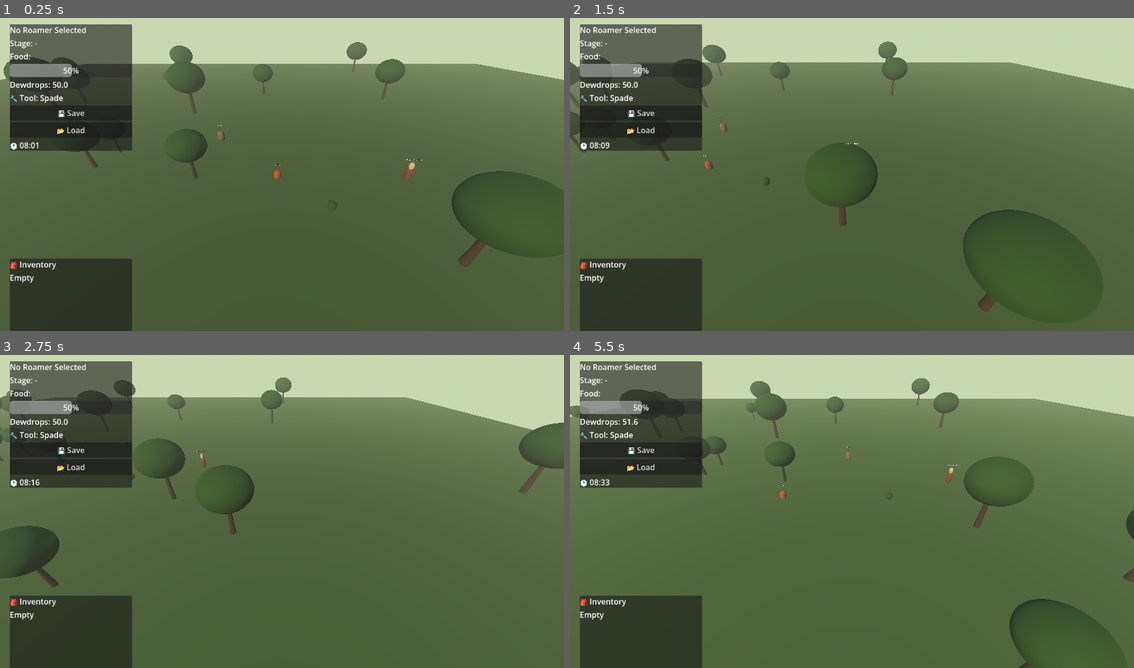
Above: before the commit, frames 1-4 (two rows, left to right).
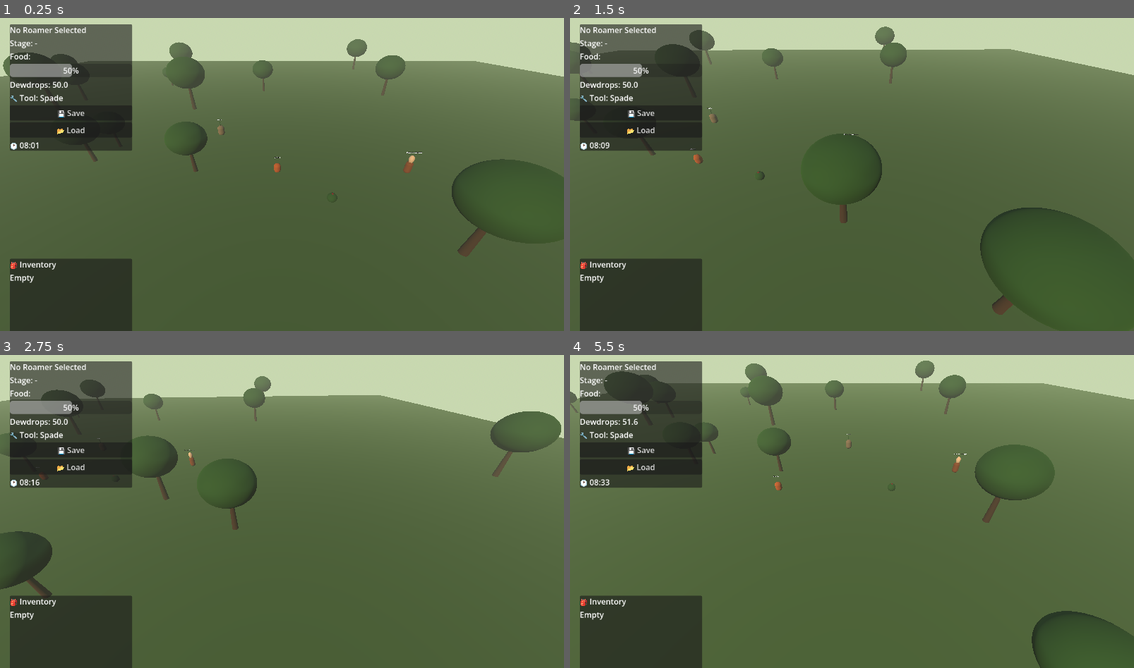
Above: after the commit, the same moments.

Repository: Ronana/Habitat
Game: Godot game, scene res://scenes/garden.tscn
Two runs of this game, one before a commit and one after it. Both use one fixed random seed, a clock stepped at 60 frames per second and the inputs below.
Inputs (mouse positions are in pixels of both pictures, inside the frame that each line leads up to):
- Up to frame 1 (0.25 s): no input
- Up to frame 2 (1.5 s): tap Enter at 0.5 s; move the mouse to (976, 155) at 0.52 s; hold Right (ui_right) 0.53-1.28 s; hold Shift 0.53-1.28 s; click (976, 155) at 0.67 s; move the mouse to (739, 187) at 1.27 s; hold Down (ui_down) from 1.28 s (still down); tap Alt at 1.35 s; click (739, 187) at 1.42 s
- Up to frame 3 (2.75 s): move the mouse to (338, 439) at 2.02 s; release Down (ui_down) at 2.03 s; hold Right (ui_right) from 2.03 s (still down); hold Shift from 2.03 s (still down); click (338, 439) at 2.17 s
- Up to frame 4 (5.5 s): move the mouse to (823, 574) at 2.77 s; release Right (ui_right) at 2.78 s; release Shift at 2.78 s; hold Up (ui_up) 2.78-3.53 s; tap Alt at 2.85, 4.35 s; click (823, 574) at 2.92 s; move the mouse to (1021, 558) at 3.52 s; hold Shift 3.53-4.28 s; hold Left (ui_left) 3.53-5.03 s; click (1021, 558) at 3.67 s; move the mouse to (682, 461) at 4.27 s; click (682, 461) at 4.42 s; move the mouse to (880, 508) at 5.02 s; hold Down (ui_down) from 5.03 s (still down); hold Shift from 5.03 s (still down); click (880, 508) at 5.17 s

The runs differ from the first frame. In frame 1, 2.9% of the frame differs, in the area x 0-100%, y 6-80%; in frame 2, 6.6%; in frame 3, 4.9%; in frame 4, 9.1%, in the area x 0-100%, y 1-100%.

Commit message:
New camera system - WASD Pan, right mouse rotate, scroll zoom, middle mouse pan, edge scroll

Diff:
--- a/habitat/scripts/camera_3d.gd
+++ b/habitat/scripts/camera_3d.gd
@@ -1,25 +1,118 @@
 extends Camera3D
 
-var move_speed = 20.0
-var zoom_speed = 5.0
-var min_zoom = 5.0
-var max_zoom = 40.0
+# Movement
+var move_speed: float = 20.0
+var edge_scroll_speed: float = 15.0
+var edge_margin: float = 20.0
+var use_edge_scroll: bool = true
+
+# Rotation
+var is_rotating: bool = false
+var rotation_speed: float = 0.3
+var current_yaw: float = 0.0
+var current_pitch: float = -35.0
+var min_pitch: float = -70.0
+var max_pitch: float = -10.0
+
+# Zoom
+var zoom_speed: float = 3.0
+var min_zoom: float = 5.0
+var max_zoom: float = 60.0
+var target_zoom: float = 25.0
+var current_zoom: float = 25.0
+
+# Panning with middle mouse
+var is_panning: bool = false
+var pan_speed: float = 0.05
+
+# Smoothing
+var smooth_speed: float = 8.0
+
+# Target values — no pivot needed
+var target_position: Vector3 = Vector3(0, 25, 35)
+var focus_point: Vector3 = Vector3(0, 0, 0)
+
+func _ready():
+	target_position = global_position
+	_update_camera_transform()
 
 func _process(delta):
-	# Move camera with WASD or arrow keys
-	if Input.is_action_pressed("ui_right"):
-		position.x += move_speed * delta
-	if Input.is_action_pressed("ui_left"):
-		position.x -= move_speed * delta
-	if Input.is_action_pressed("ui_up"):
-		position.z -= move_speed * delta
-	if Input.is_action_pressed("ui_down"):
-		position.z += move_speed * delta
+	handle_keyboard_pan(delta)
+	handle_edge_scroll(delta)
+	handle_zoom(delta)
 
-func _input(event):
-	# Zoom with scroll wheel
+	# Smooth position
+	global_position = global_position.lerp(target_position, smooth_speed * delta)
+	look_at(focus_point, Vector3.UP)
+
+func _unhandled_input(event):
 	if event is InputEventMouseButton:
+		if event.button_index == MOUSE_BUTTON_RIGHT:
+			is_rotating = event.pressed
+		if event.button_index == MOUSE_BUTTON_MIDDLE:
+			is_panning = event.pressed
 		if event.button_index == MOUSE_BUTTON_WHEEL_UP:
-			position.y = max(min_zoom, position.y - zoom_speed)
+			target_zoom = max(min_zoom, target_zoom - zoom_speed)
 		if event.button_index == MOUSE_BUTTON_WHEEL_DOWN:
-			position.y = min(max_zoom, position.y + zoom_speed)
+			target_zoom = min(max_zoom, target_zoom + zoom_speed)
+
+	if event is InputEventMouseMotion:
+		if is_rotating:
+			current_yaw -= event.relative.x * rotation_speed
+			current_pitch -= event.relative.y * rotation_speed
+			current_pitch = clamp(current_pitch, min_pitch, max_pitch)
+		if is_panning:
+			var right = global_transform.basis.x
+			var forward = Vector3(
+				global_transform.basis.z.x,
+				0,
+				global_transform.basis.z.z
+			).normalized()
+			focus_point += right * event.relative.x * pan_speed * (current_zoom / 10.0)
+			focus_point += forward * event.relative.y * pan_speed * (current_zoom / 10.0)
+
+func handle_keyboard_pan(delta):
+	var right = Vector3(sin(deg_to_rad(current_yaw + 90)), 0, cos(deg_to_rad(current_yaw + 90)))
+	var forward = Vector3(sin(deg_to_rad(current_yaw + 180)), 0, cos(deg_to_rad(current_yaw + 180)))
+	var speed = move_speed * delta
+
+	if Input.is_key_pressed(KEY_D) or Input.is_key_pressed(KEY_RIGHT):
+		focus_point += right * speed
+	if Input.is_key_pressed(KEY_A) or Input.is_key_pressed(KEY_LEFT):
+		focus_point -= right * speed
+	if Input.is_key_pressed(KEY_W) or Input.is_key_pressed(KEY_UP):
+		focus_point += forward * speed
+	if Input.is_key_pressed(KEY_S) or Input.is_key_pressed(KEY_DOWN):
+		focus_point -= forward * speed
+
+func handle_edge_scroll(delta):
+	if not use_edge_scroll:
+		return
+	var viewport_rect = get_viewport().get_visible_rect()
+	var mouse_pos = get_viewport().get_mouse_position()
+	var speed = edge_scroll_speed * delta
+	var right = Vector3(sin(deg_to_rad(current_yaw + 90)), 0, cos(deg_to_rad(current_yaw + 90)))
+	var forward = Vector3(sin(deg_to_rad(current_yaw + 180)), 0, cos(deg_to_rad(current_yaw + 180)))
+
+	if mouse_pos.x < edge_margin:
+		focus_point -= right * speed
+	if mouse_pos.x > viewport_rect.size.x - edge_margin:
+		focus_point += right * speed
+	if mouse_pos.y < edge_margin:
+		focus_point += forward * speed
+	if mouse_pos.y > viewport_rect.size.y - edge_margin:
+		focus_point -= forward * speed
+
+func handle_zoom(delta):
+	current_zoom = lerp(current_zoom, target_zoom, smooth_speed * delta)
+	_update_camera_transform()
+
+func _update_camera_transform():
+	var yaw_rad = deg_to_rad(current_yaw)
+	var pitch_rad = deg_to_rad(current_pitch)
+	var offset = Vector3(
+		sin(yaw_rad) * cos(pitch_rad),
+		-sin(pitch_rad),
+		cos(yaw_rad) * cos(pitch_rad)
+	) * current_zoom
+	target_position = focus_point + offset
